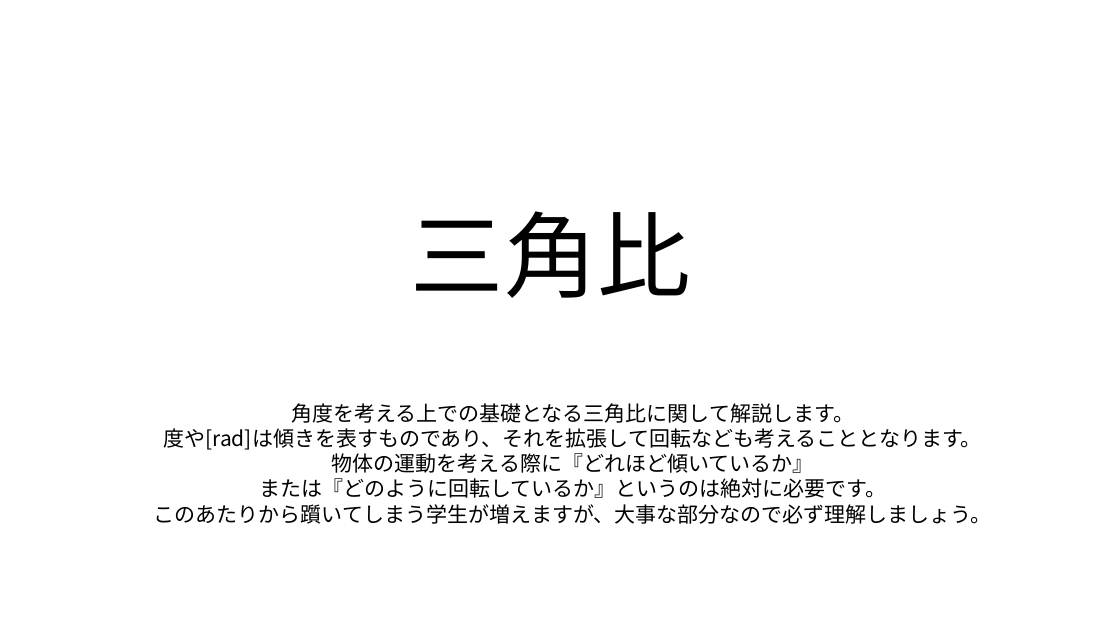
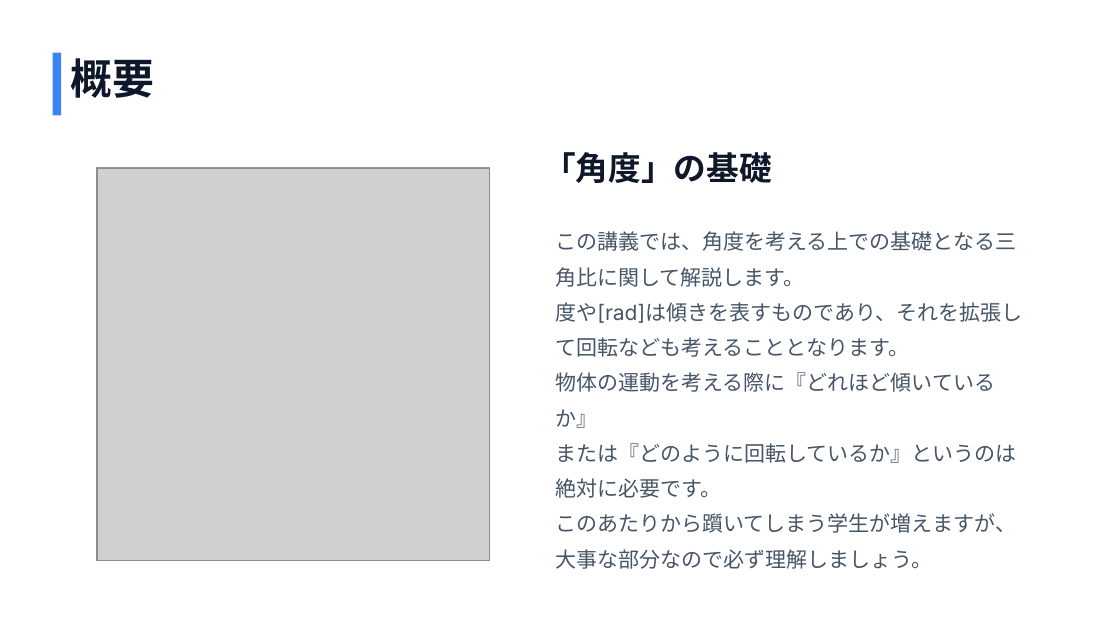
Before and after one commit to soma1795/GameMath, a slide deck: slide 2 of 03.三角比/三角比.pptx (slide 1 before the commit). Drawn at 1120x630 pixels with LibreOffice and Linux fonts; fonts in the diff are those of the drawing; grey boxes stand for pictures. Boxes give left, top, right and bottom in pixels: in the first picture for what was removed or moved away, otherwise in the second. Text is boxed around its words. In the diff, an @@ line names an element or a change of style, - is before the commit and + after.

```diff
--- a/03.三角比/三角比.pptx
+++ b/03.三角比/三角比.pptx
@@ rectangle added at <box>52,52,60,115</box>, fill #3B82F6 @@
@@ text added at <box>70,58,154,98</box>, 36 pt, text #0F172A, bold @@
+概要
@@ picture added at <box>97,167,491,561</box> @@
@@ picture added at <box>97,168,490,560</box> @@
@@ text added at <box>543,152,771,183</box>, 28 pt, text #0F172A, bold @@
+「角度」の基礎
@@ text removed at <box>411,211,691,298</box> @@
-三角比
@@ text at <box>555,231,1022,428</box>: text changed; font Noto Sans CJK JP to Inter; text colour #000000 to #475569 @@
-角度を考える上での基礎となる三角比に関して解説します。
-度や[rad]は傾きを表すものであり、それを拡張して回転なども考えることとなります。
-物体の運動を考える際に『どれほど傾いているか』
+この講義では、角度を考える上での基礎となる三角比に関して解説します。
+度や[rad]は傾きを表すものであり、それを拡張して回転なども考えることとなります。
+物体の運動を考える際に『どれほど傾いているか』
@@ text "この講義では、角度を考える上での基礎となる三角比に関して解説します。 度や[rad]は傾きを表すものであり、それを拡張し ...": place and size @@
-text "この講義では、角度を考える上での基礎となる三角比に関して解説します。 度や[rad]は傾きを表すものであり、それを拡張し ..." at <box>154,403,992,524</box>
+text "この講義では、角度を考える上での基礎となる三角比に関して解説します。 度や[rad]は傾きを表すものであり、それを拡張し ..." at <box>555,231,1022,569</box>
@@ text at <box>555,443,1016,569</box>: font Noto Sans CJK JP to Inter, text colour #000000 to #475569 in "または『どのように回転しているか』というのは絶対に必要です。", "このあたりから躓いてしまう学生が増えますが、大事な部分なので必ず理解しましょう。"; alignment centre to left; line spacing 1 to 1.4 @@
```
Also in this commit, not shown: 1 other slide changed, 1 slide added.
